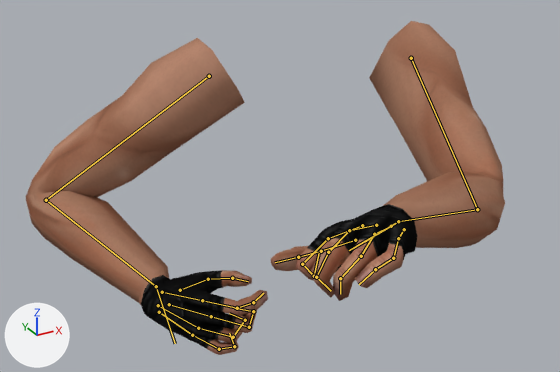
One commit to the Blender file art_source/characters/fp_arms/fp_arms_rifle.blend: the scene before it, then after it.
Rendered twice from a 50 mm lens placed at (-0.615, -0.991, 1.922), pointed at (-0.147, -0.141, 1.497). Every picture has the same lights, and +X, +Y and +Z are marked at lower left. The older version comes first. Both versions are drawn at frame 1 of the action 'm60_idle'; the numbers are the values there. The bones that change, and the others that lie on the model, are drawn over the model as lines.

In view in the first picture: 'ArmsMesh'.
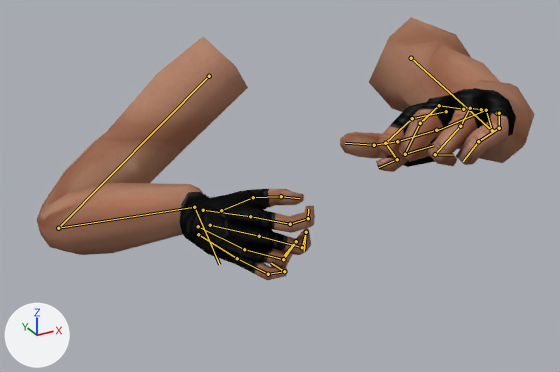
The change in detail:
Bone 'f_index.03.R' (bone_f_index_03_r) turns from (8, 2, 0) to (37, 2, 0) degrees about its own x, y and z.
Bone 'f_middle.03.R' (bone_f_middle_03_r) moves from (-0.014, 0.001, 0.002) to (0.0, 0.0, 0.0).
Bone 'f_middle.03.R' (bone_f_middle_03_r) turns from (9, 14, -16) to (98, 14, -16) degrees about its own x, y and z.
Bone 'f_ring.03.R' (bone_f_ring_03_r) turns from (20, 13, -19) to (92, 13, -19) degrees about its own x, y and z.
Bone 'f_pinky.03.R' (bone_f_pinky_03_r) turns from (45, 35, -33) to (77, 35, -33) degrees about its own x, y and z.
Bone 'f_index.03.L' (bone_f_index_03_l) turns from (0, 0, 0) to (117, 0, 0) degrees about its own x, y and z.
Bone 'thumb.03.L' (bone_thumb_03_l) turns from (0, 0, 0) to (-11, 0, 0) degrees about its own x, y and z.
Bone 'f_middle.03.L' (bone_f_middle_03_l) turns from (0, 0, 0) to (60, 0, 0) degrees about its own x, y and z.
Bone 'f_ring.03.L' (bone_f_ring_03_l) turns from (-21, 28, -7) to (41, 28, -7) degrees about its own x, y and z.
Bone 'f_pinky.03.L' (bone_f_pinky_03_l) turns from (0, 0, 0) to (26, 0, 0) degrees about its own x, y and z.
Bone 'handIK.R' (bone_handik_r) moves from (-0.197, -0.297, 0.116) to (-0.085, -0.406, 0.218).

Pixel boxes [x1, y1, x2, y2] of what changed, in the pictures (560 x 372 px):
'ArmsMesh', posed (21% shorter)
    before: [26, 21, 505, 355]
    after: [37, 17, 534, 280]
bone 'f_index.03.R', root to tip
    before: (253, 302) to (263, 293)
    after: (308, 218) to (308, 209)
bone 'f_middle.03.R', root to tip
    before: (253, 311) to (234, 308)
    after: (306, 232) to (304, 251)
bone 'f_ring.03.R', root to tip
    before: (245, 320) to (229, 313)
    after: (296, 241) to (284, 255)
bone 'f_pinky.03.R', root to tip
    before: (234, 346) to (229, 333)
    after: (284, 271) to (271, 263)
bone 'f_index.03.L', root to tip
    before: (314, 276) to (319, 252)
    after: (397, 159) to (378, 167)
bone 'thumb.03.L', root to tip
    before: (298, 257) to (275, 262)
    after: (374, 145) to (345, 143)
bone 'f_middle.03.L', root to tip
    before: (316, 277) to (331, 291)
    after: (405, 154) to (433, 145)
bone 'f_ring.03.L', root to tip
    before: (340, 278) to (340, 294)
    after: (435, 154) to (453, 155)
bone 'f_pinky.03.L', root to tip
    before: (375, 269) to (359, 284)
    after: (478, 141) to (463, 161)
bone 'handIK.R', root to tip
    before: (156, 286) to (175, 343)
    after: (194, 207) to (219, 264)
